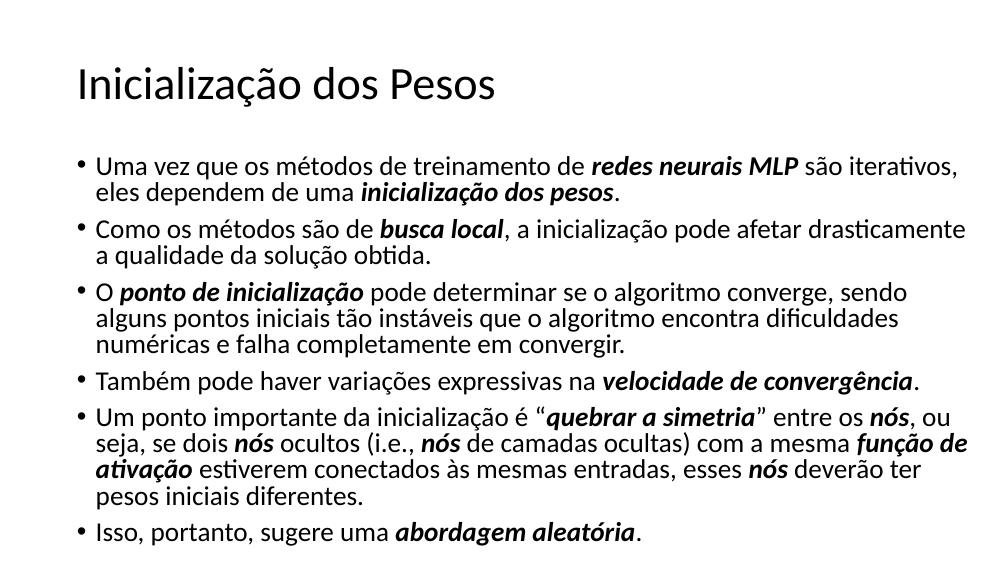
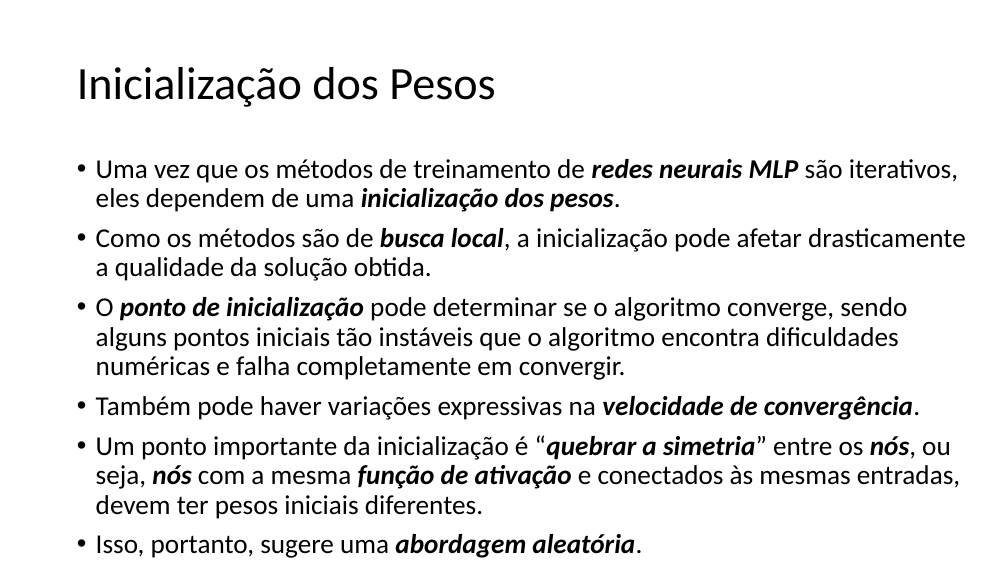
Before and after one commit to zz4fap/t320_aprendizado_de_maquina, a slide deck: slide 14 of slides/T320_Redes_Neurais_Artificiais (Parte IV).pptx (slide 15 before the commit). Drawn at 1008x567 pixels with LibreOffice and Linux fonts; fonts in the diff are those of the drawing. Boxes give left, top, right and bottom in pixels: in the first picture for what was removed or moved away, otherwise in the second. Text is boxed around its words. In the diff, an @@ line names an element or a change of style, - is before the commit and + after.

```diff
--- a/slides/T320_Redes_Neurais_Artificiais (Parte IV).pptx
+++ b/slides/T320_Redes_Neurais_Artificiais (Parte IV).pptx
@@ text at bbox=[96, 159, 966, 558]: line spacing 0.8 to 0.9 @@
@@ text at bbox=[96, 435, 960, 519]: text changed @@
-• Um ponto importante da inicialização é “quebrar a simetria” entre os nós, ou seja, se dois nós ocultos (i.e., nós de camadas ocultas) com a mesma função de ativação estiverem conectados às mesmas entradas, esses nós deverão ter pesos iniciais diferentes.
+• Um ponto importante da inicialização é “quebrar a simetria” entre os nós, ou seja, nós com a mesma função de ativação e conectados às mesmas entradas, devem ter pesos iniciais diferentes.
```
Also in this commit, not shown: 9 other slides changed, 1 slide removed.
